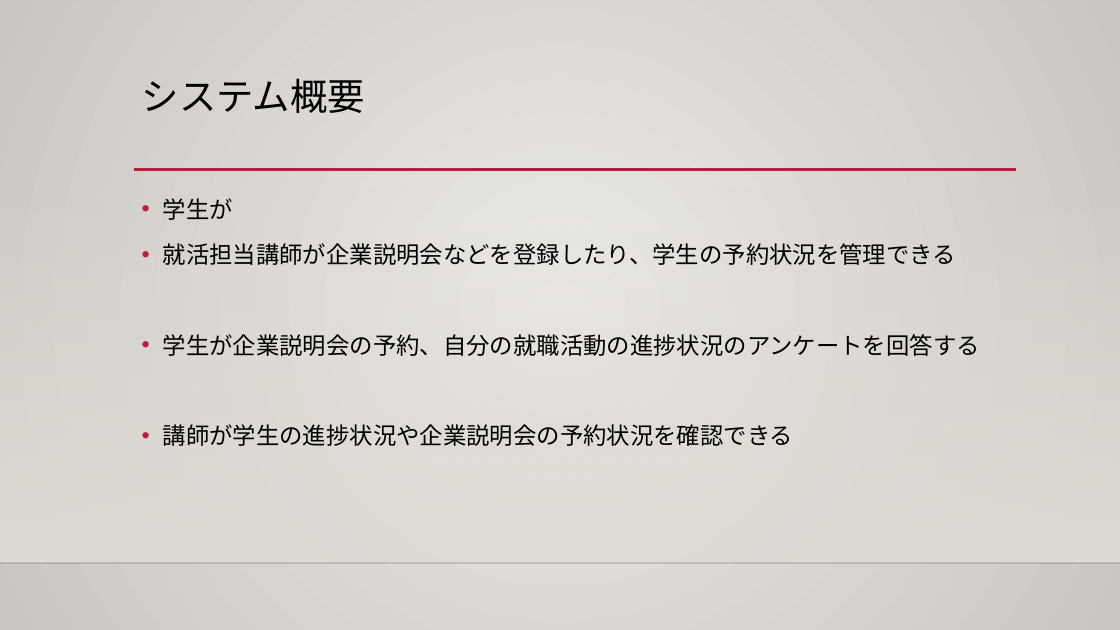
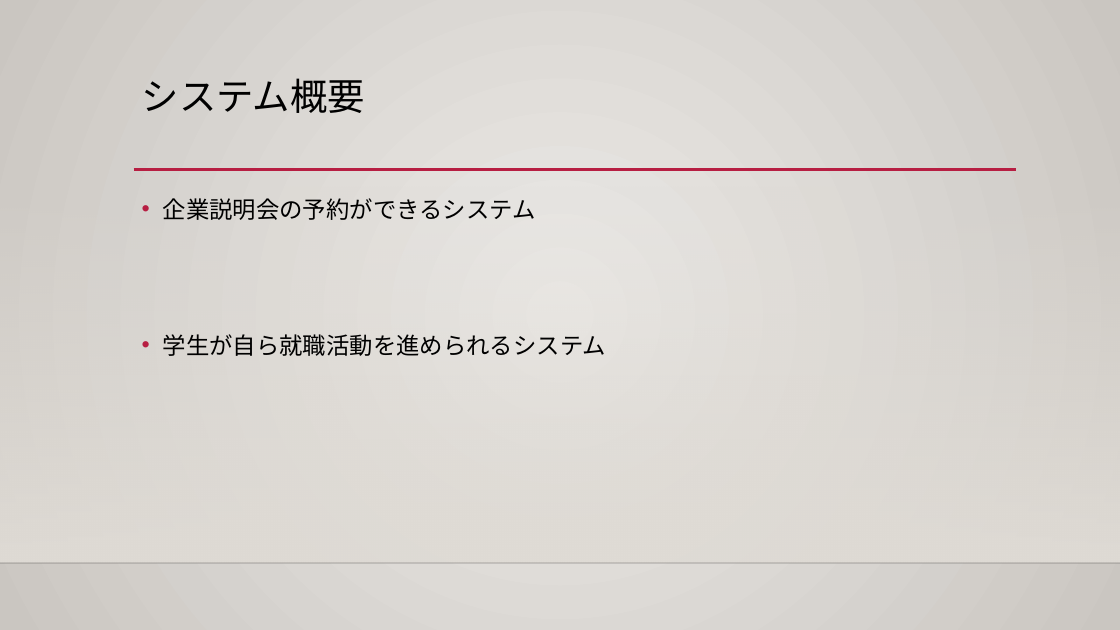
Before and after one commit to niimoti/Spling-database, a slide deck: slide 9 of 発表用_R4A1_more².pptx (slide 10 before the commit). Drawn at 1120x630 pixels with LibreOffice and Linux fonts; fonts in the diff are those of the drawing; background and template pictures are left out. Boxes give left, top, right and bottom in pixels: in the first picture for what was removed or moved away, otherwise in the second. Text is boxed around its words. In the diff, an @@ line names an element or a change of style, - is before the commit and + after.

```diff
--- a/発表用_R4A1_more².pptx
+++ b/発表用_R4A1_more².pptx
@@ text at (x1=163, y1=198, x2=606, y2=356): text changed @@
-• 学生が
-• 就活担当講師が企業説明会などを登録したり、学生の予約状況を管理できる
-• 学生が企業説明会の予約、自分の就職活動の進捗状況のアンケートを回答する
-• 講師が学生の進捗状況や企業説明会の予約状況を確認できる
+• 企業説明会の予約ができるシステム
+• 学生が自ら就職活動を進められるシステム
```
Also in this commit, not shown: 6 other slides changed, 1 slide removed.
